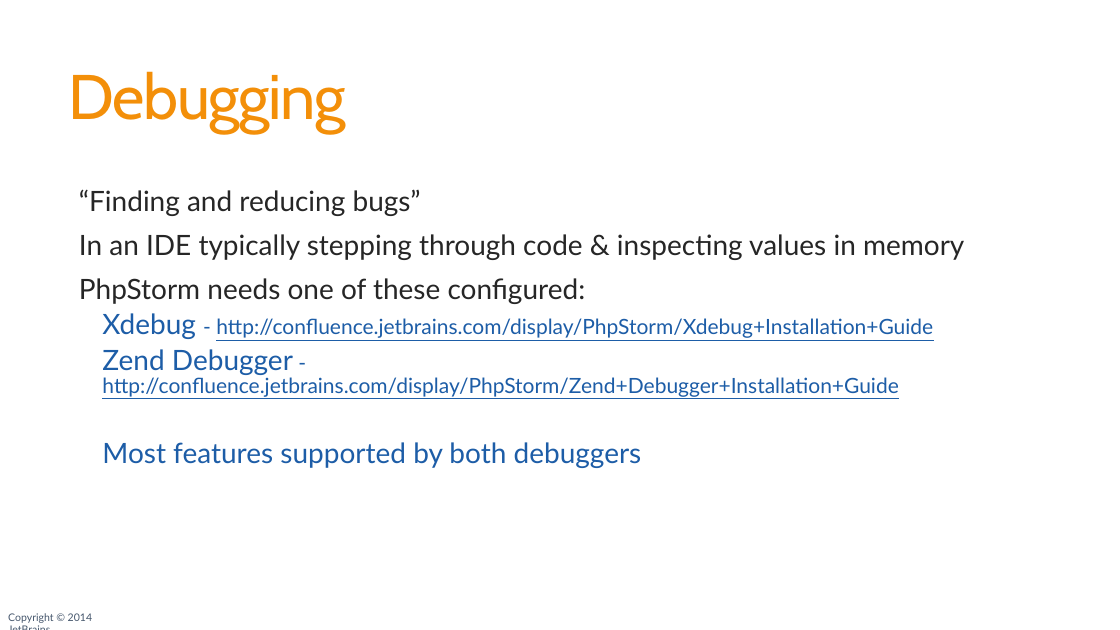
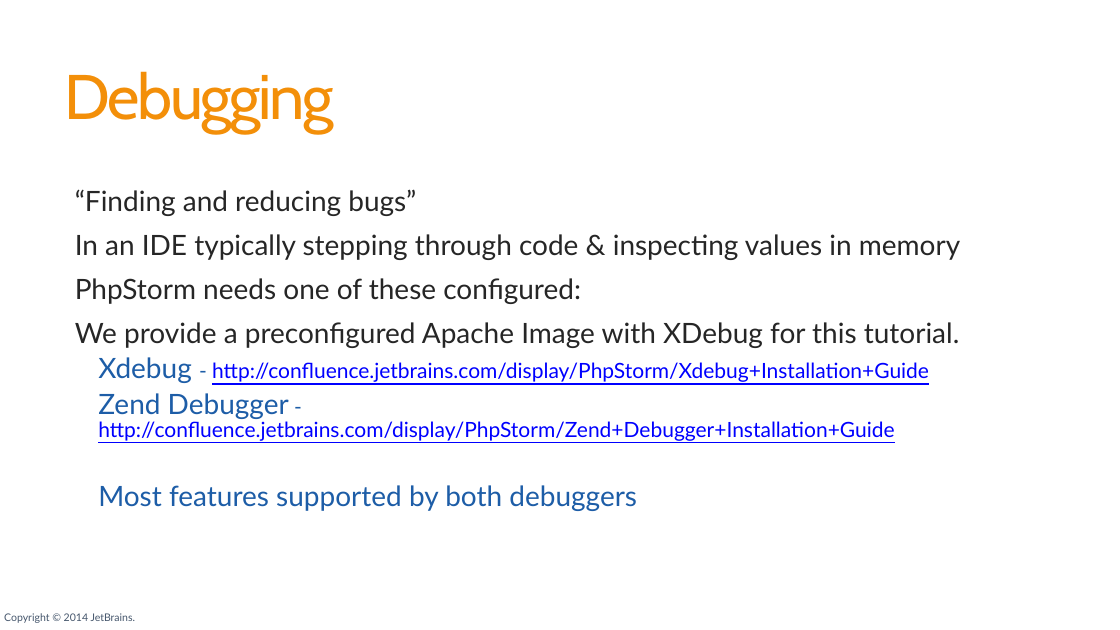
Before and after one commit to JetBrains/phpstorm-workshop, a slide deck: slide 75 of PhpStorm_Workshop.pptx. Drawn at 1120x630 pixels with LibreOffice and Linux fonts; fonts in the diff are those of the drawing; background and template pictures are left out. Boxes give left, top, right and bottom in pixels: in the first picture for what was removed or moved away, otherwise in the second. Text is boxed around its words. In the diff, an @@ line names an element or a change of style, - is before the commit and + after.

```diff
--- a/PhpStorm_Workshop.pptx
+++ b/PhpStorm_Workshop.pptx
@@ title "Debugging" at (65, 71, 335, 134): letter spacing -1.2 to -2 pt @@
@@ text at (75, 322, 960, 348): paragraph added @@
+  We provide a preconfigured Apache Image with XDebug for this tutorial.
@@ text at (98, 357, 929, 441): text colour #1D5DA7 to #0000FF in "http://confluence.jetbrains.com/display/PhpStorm/Xdebug+Inst ...", "http://confluence.jetbrains.com/display/PhpStorm/Zend+Debugg ..." @@
@@ text "Copyright © 2014 JetBrains." rewrapped from (8, 613, 92, 623) to (4, 613, 136, 623) @@
```
Also in this commit, not shown: 134 other slides changed, 1 slide added, 1 slide removed, 1 other file.
